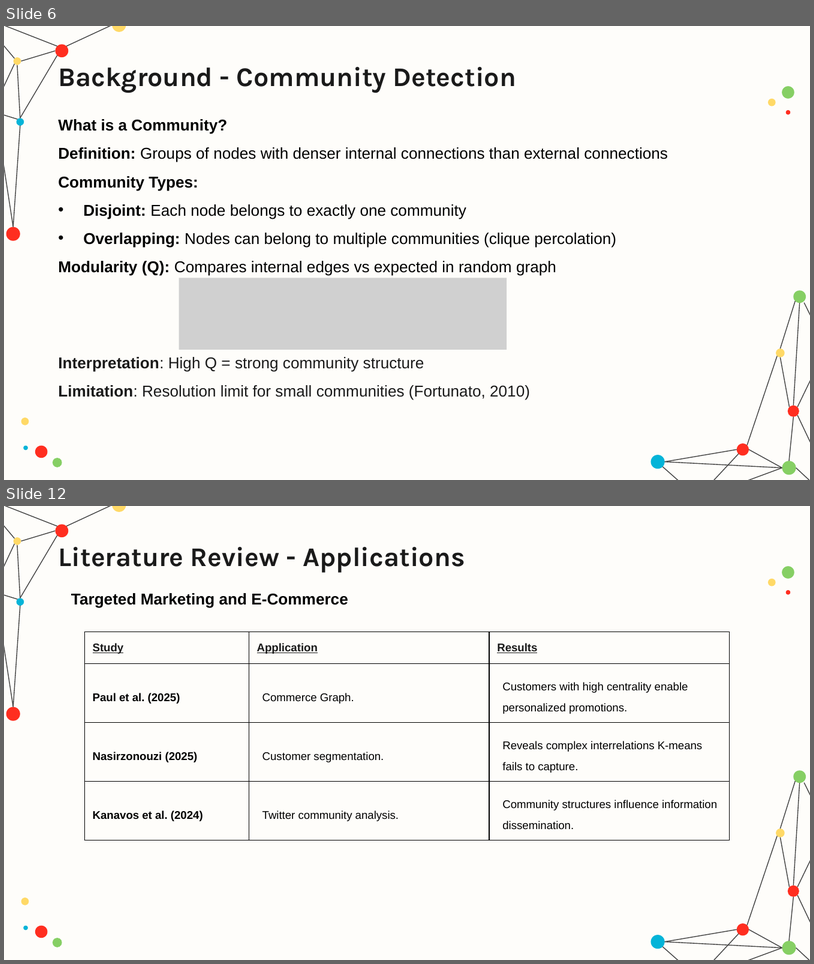
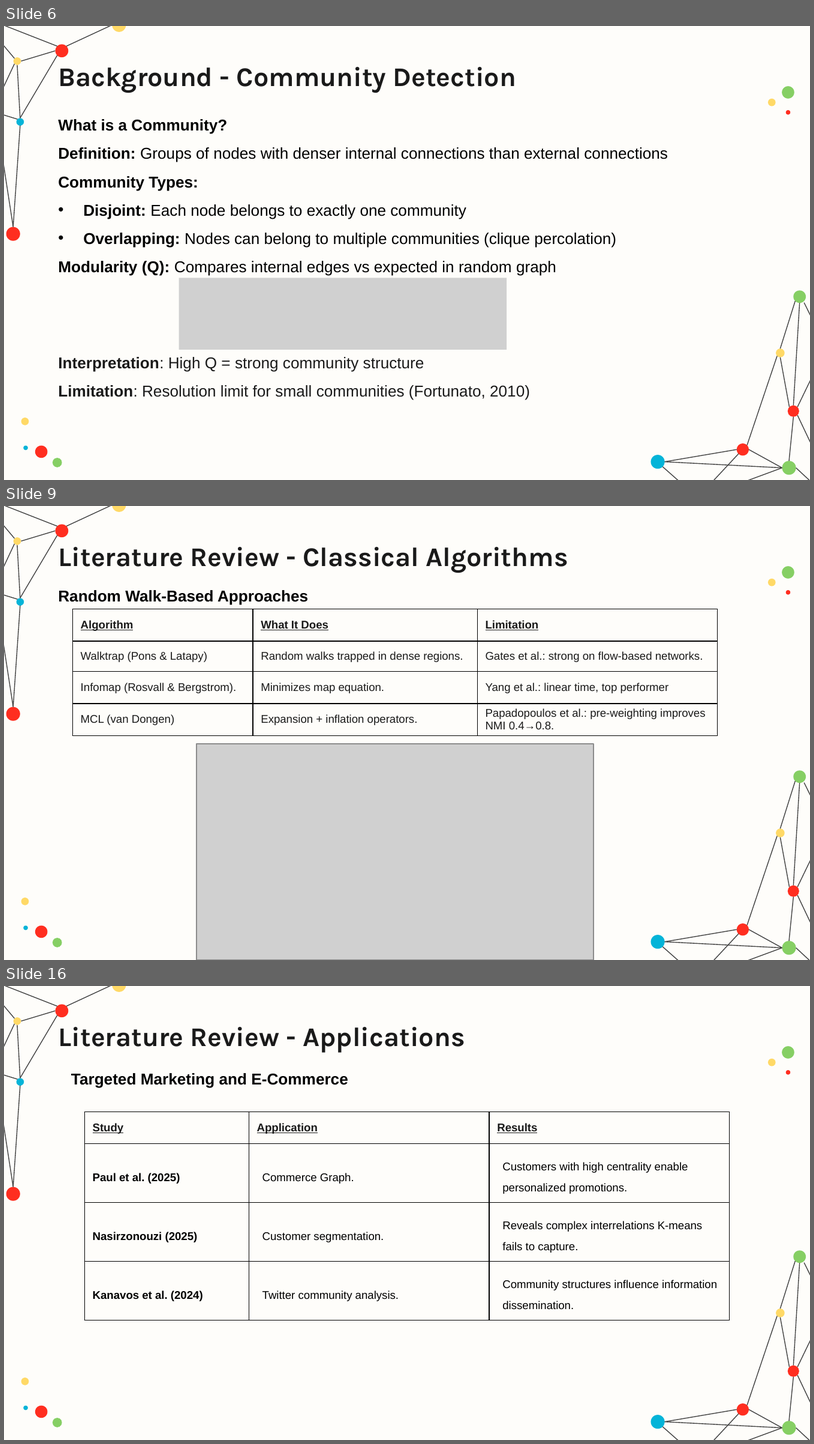
Before and after one commit to hamzamdn077/Master-Project, a slide deck: presentation.pptx. Shown one above the other, each under a label of ours: slides 6 and 12 before the commit, slides 6, 9 and 16 after it; the slides between them are not shown. The pictures are 814x964 and 814x1444 pixels, drawn with LibreOffice and Linux fonts; fonts in the diff are those of the drawing; grey boxes stand for pictures. Boxes give left, top, right and bottom in pixels: in the first picture for what was removed or moved away, otherwise in the second. Text is boxed around its words. In the diff, an @@ line names an element or a change of style, - is before the commit and + after.

```diff
--- a/presentation.pptx
+++ b/presentation.pptx
@@ slide 9 added at (x1=4, y1=506, x2=810, y2=960), background #FEFDFA; not listed: 43 template elements that a slide beside it also shows @@
@@ title added at (x1=59, y1=547, x2=569, y2=573), 24 pt, text #1A1A1A, bold @@
+Literature Review - Classical Algorithms
@@ text added at (x1=58, y1=590, x2=308, y2=605), 14 pt, text #000000, bold @@
+Random Walk-Based Approaches
@@ table added at (x1=72, y1=609, x2=717, y2=736), 4 rows, 3 columns @@
+Algorithm | What It Does | Limitation
+Walktrap (Pons & Latapy) | Random walks trapped in dense regions. | Gates et al.: strong on flow-based networks.
+Infomap (Rosvall & Bergstrom). | Minimizes map equation. | Yang et al.: linear time, top performer
+MCL (van Dongen) | Expansion + inflation operators. | Papadopoulos et al.: pre-weighting improves NMI 0.4→0.8.
@@ picture added at (x1=197, y1=744, x2=593, y2=960) @@
@@ what was slide 12 is now slide 16 @@
```
Also in this commit, not shown: 10 slides changed, 4 other slides added, 1 other file.
